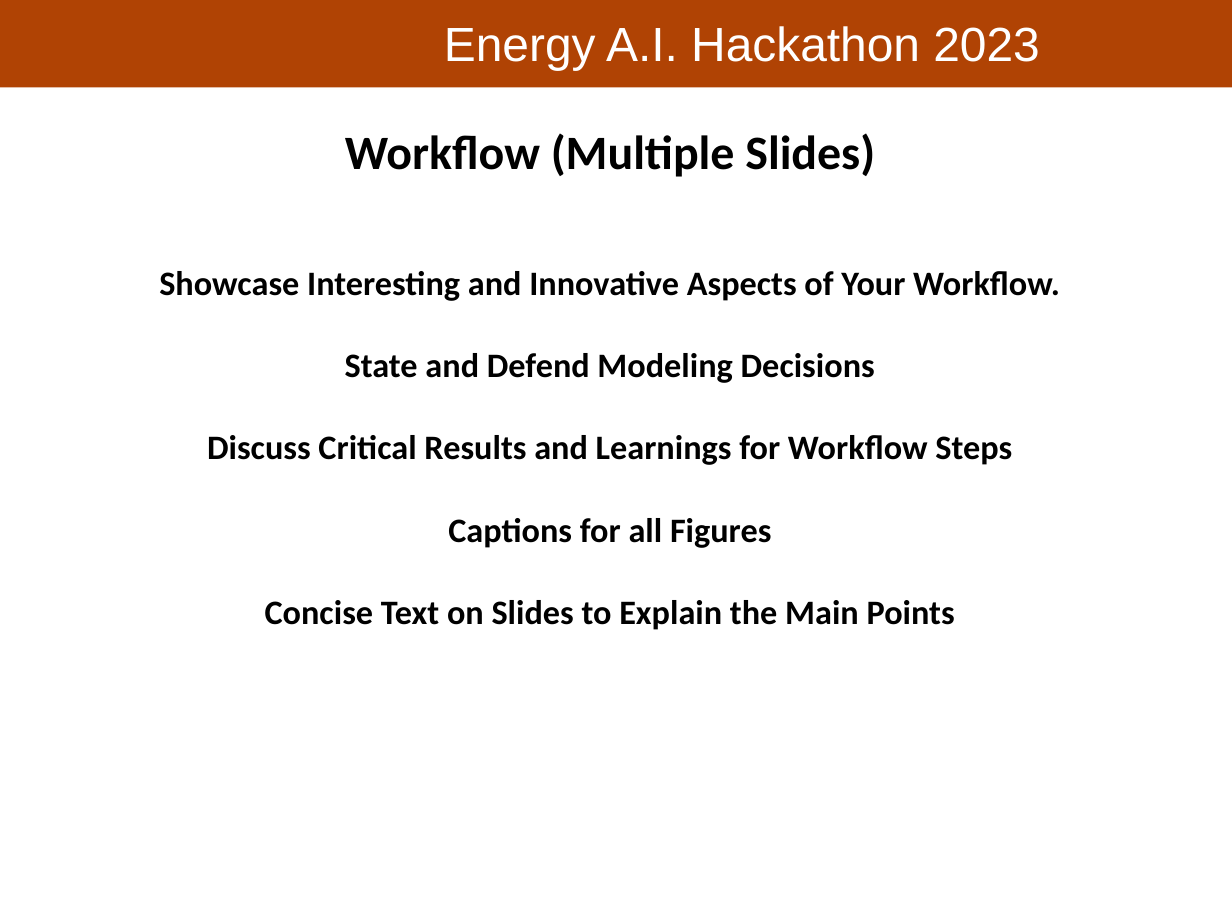
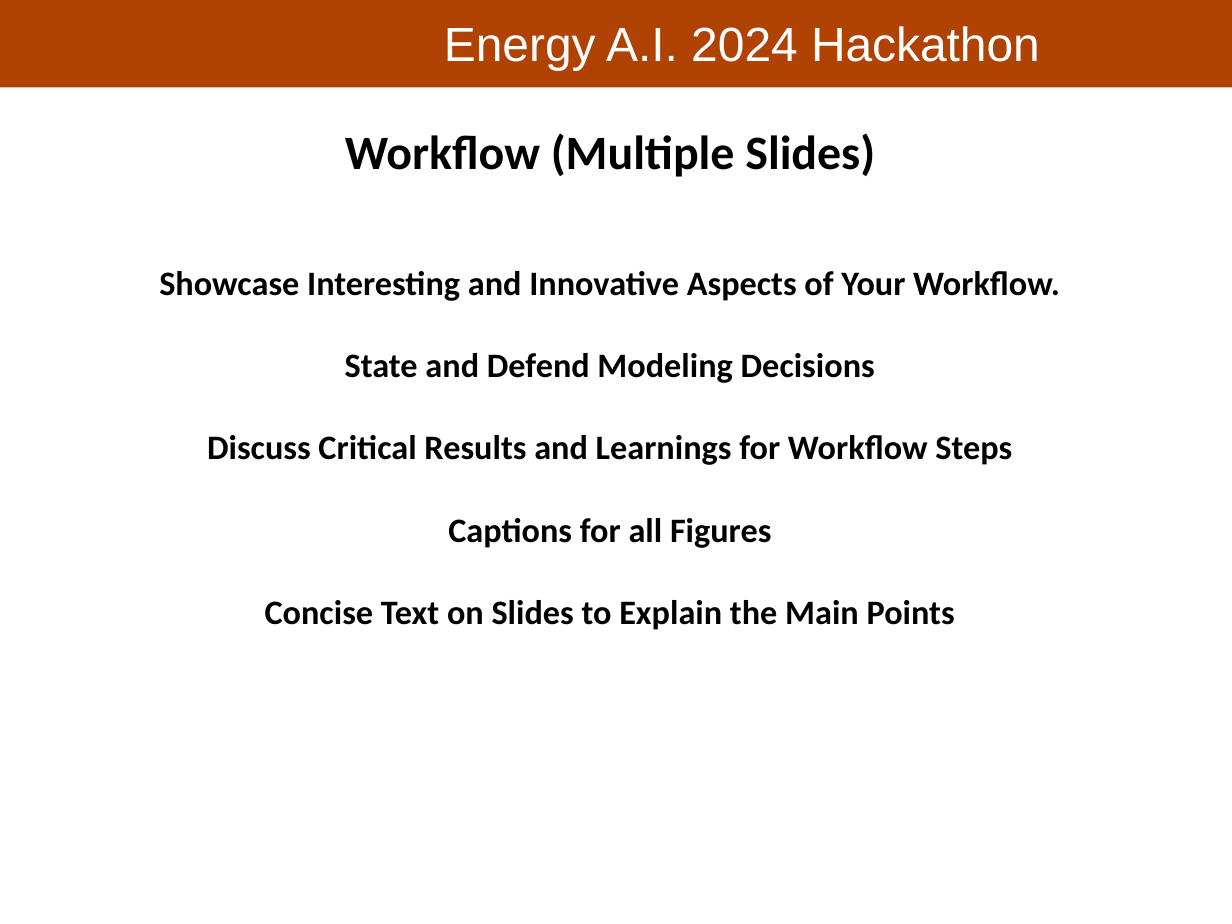
Before and after one commit to PGEHackathon/resources, a slide deck: slide 4 of Hackathon_PresentationTemplate.pptx. Drawn at 1232x924 pixels with LibreOffice and Linux fonts; fonts in the diff are those of the drawing; background and template pictures are left out. Boxes give left, top, right and bottom in pixels: in the first picture for what was removed or moved away, otherwise in the second. Text is boxed around its words. In the diff, an @@ line names an element or a change of style, - is before the commit and + after.

```diff
--- a/Hackathon_PresentationTemplate.pptx
+++ b/Hackathon_PresentationTemplate.pptx
@@ text at bbox=[444, 26, 1040, 70]: text changed @@
-Energy A.I. Hackathon 2023
+Energy A.I. 2024 Hackathon
```
Also in this commit, not shown: 5 other slides changed, 1 other file.
